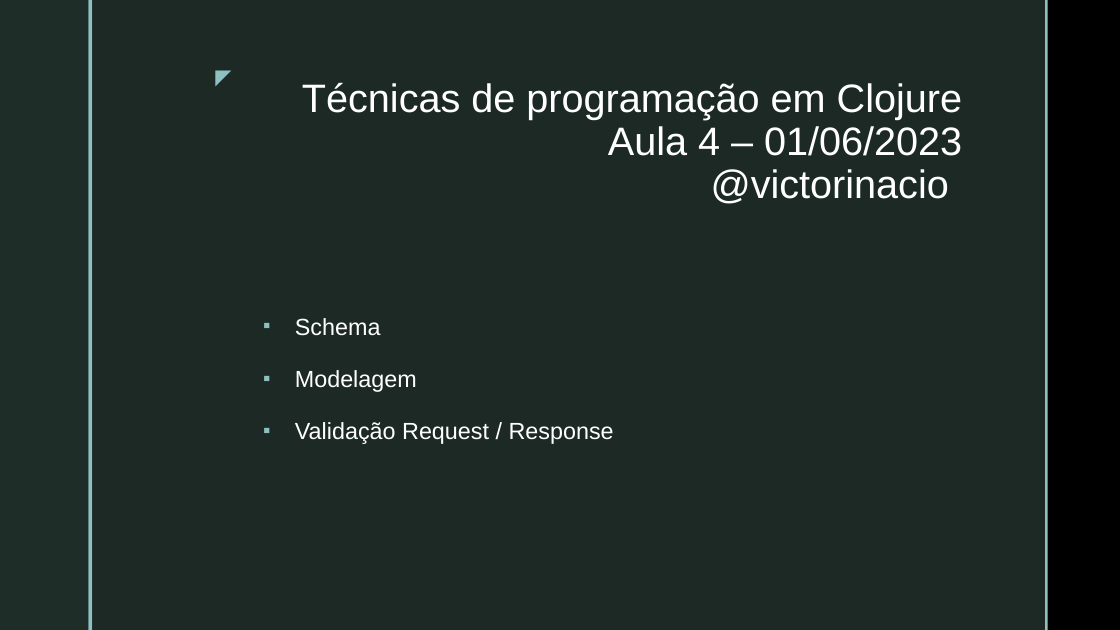
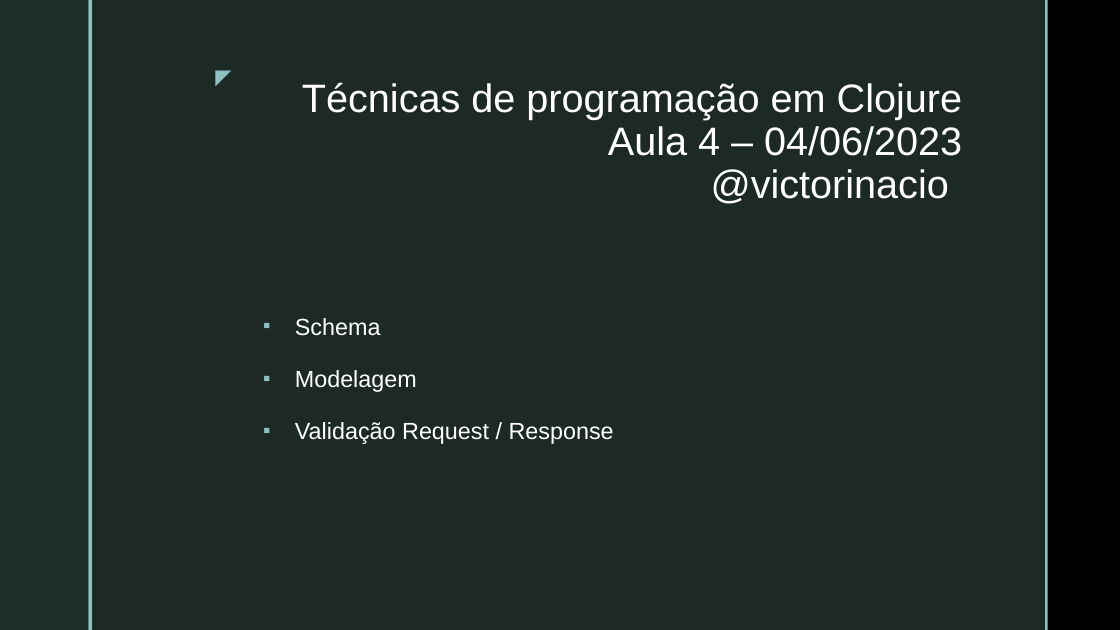
Before and after one commit to VictorInacio/curso-clojure-mybank, a slide deck: slide 21 of doc/NUBOOT-MOD3-PROG-TEC-CLJ.pptx. Drawn at 1120x630 pixels with LibreOffice and Linux fonts; fonts in the diff are those of the drawing; background and template pictures are left out. Boxes give left, top, right and bottom in pixels: in the first picture for what was removed or moved away, otherwise in the second. Text is boxed around its words. In the diff, an @@ line names an element or a change of style, - is before the commit and + after.

Commit message:
aula 5 - Futures Promisses - inicio

```diff
--- a/doc/NUBOOT-MOD3-PROG-TEC-CLJ.pptx
+++ b/doc/NUBOOT-MOD3-PROG-TEC-CLJ.pptx
@@ title at [302,82,962,204]: text changed @@
-Técnicas de programação em Clojure
-Aula 4 – 01/06/2023
-@victorinacio
+Técnicas de programação em Clojure
+Aula 4 – 04/06/2023
+@victorinacio
```
Also in this commit, not shown: 1 other slide changed, 1 slide added, 1 other file.
